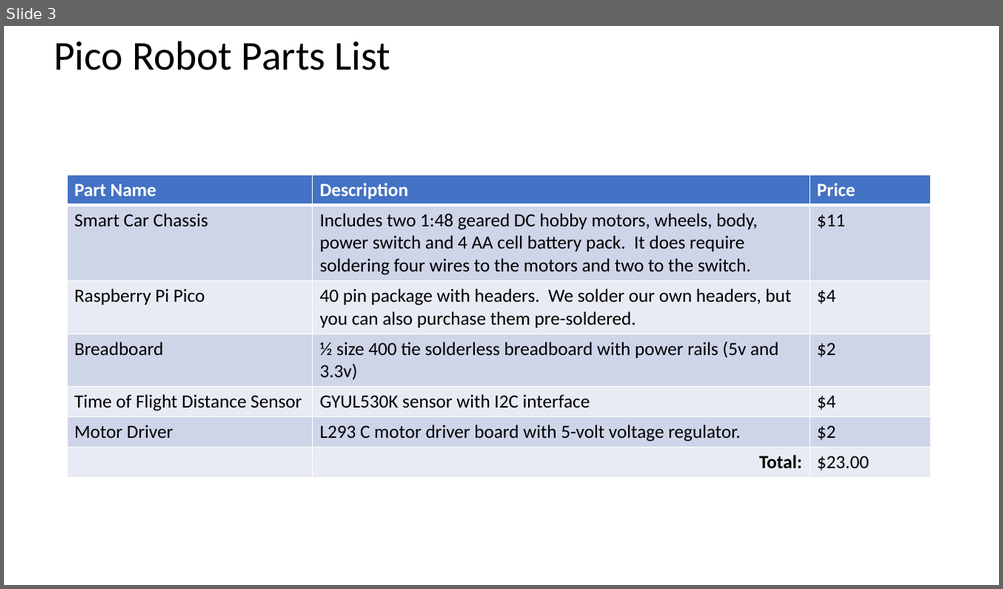
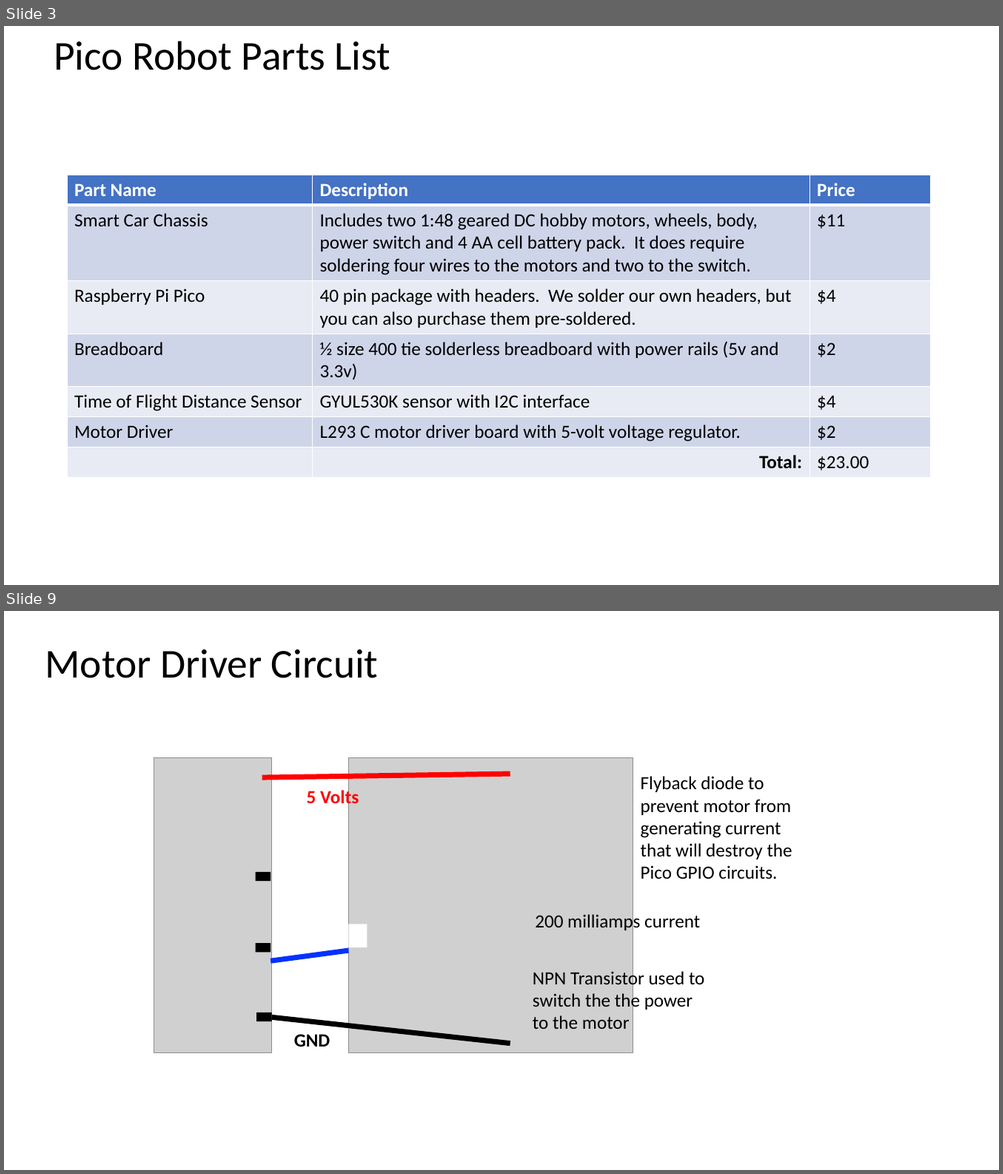
Before and after one commit to CoderDojoTC/micropython, a slide deck: docs/presentations/Robot_Figures.pptx. Shown one above the other, each under a label of ours: slide 3 before the commit, slides 3 and 9 after it; the slides between them are not shown. The pictures are 1003x589 and 1003x1174 pixels, drawn with LibreOffice and Linux fonts; fonts in the diff are those of the drawing; grey boxes stand for pictures. Boxes give left, top, right and bottom in pixels: in the first picture for what was removed or moved away, otherwise in the second. Text is boxed around its words. In the diff, an @@ line names an element or a change of style, - is before the commit and + after.

```diff
--- a/docs/presentations/Robot_Figures.pptx
+++ b/docs/presentations/Robot_Figures.pptx
@@ slide 9 added at (x1=4, y1=611, x2=999, y2=1170), background #FFFFFF @@
@@ title added at (x1=45, y1=649, x2=378, y2=678), 39.6 pt, text #000000 @@
+Motor Driver Circuit
@@ picture added at (x1=154, y1=758, x2=272, y2=1054) @@
@@ picture added at (x1=349, y1=758, x2=633, y2=1054) @@
@@ line added from (262, 777) to (510, 774), #FF0000 5 pt @@
@@ text added at (x1=307, y1=788, x2=358, y2=808), 18 pt, text #FF0000, bold @@
+5 Volts
@@ text added at (x1=640, y1=776, x2=792, y2=879), 18 pt, text #000000 @@
+Flyback diode to prevent motor from generating current that will destroy the Pico GPIO circuits.
@@ rectangle added at (x1=256, y1=872, x2=270, y2=881), fill #000000 @@
@@ text added at (x1=535, y1=913, x2=700, y2=933), 18 pt, text #000000 @@
+200 milliamps current
@@ rectangle added at (x1=256, y1=943, x2=270, y2=952), fill #000000 @@
@@ rectangle added at (x1=349, y1=924, x2=367, y2=948), fill #FFFFFF @@
@@ line added from (270, 961) to (349, 951), #0432FF 5 pt @@
@@ text added at (x1=532, y1=969, x2=704, y2=1029), 18 pt, text #000000 @@
+NPN Transistor used to
+switch the the power to the motor
@@ rectangle added at (x1=257, y1=1013, x2=272, y2=1022), fill #000000 @@
@@ line added from (272, 1017) to (510, 1044), #000000 5 pt @@
@@ text added at (x1=294, y1=1034, x2=330, y2=1047), 18 pt, text #000000, bold @@
+GND
```
Also in this commit, not shown: 5 other slides added, 12 other files.
